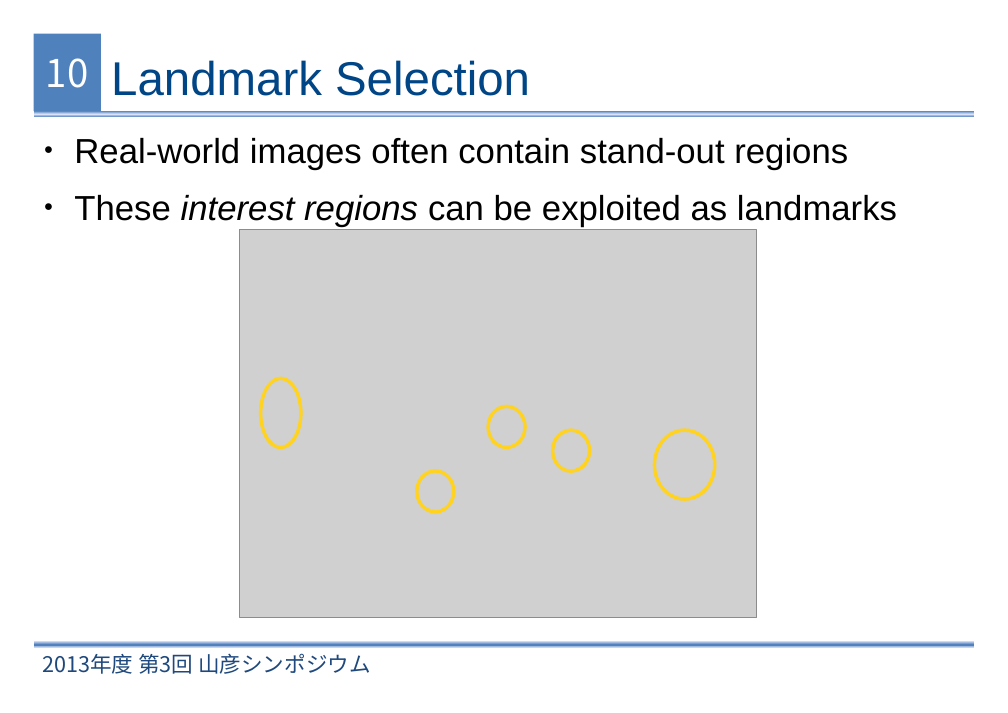
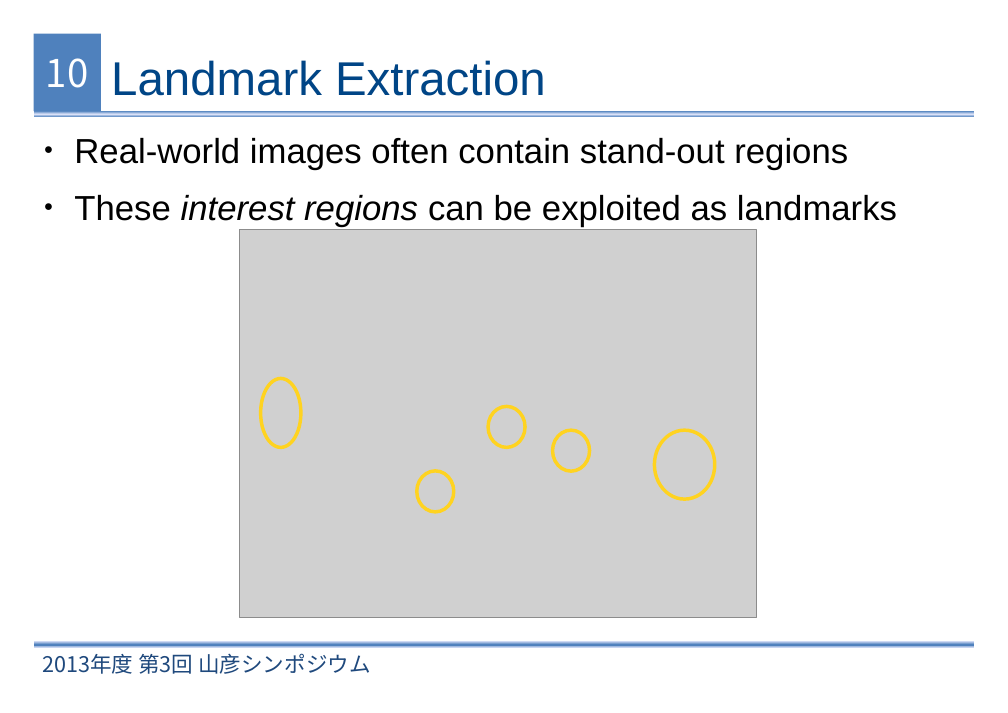
Before and after one commit to xperroni/Yamabiko, a slide deck: slide 10 of 2013-3/Presentation/Monocular Estimation of Spatial Displacement.odp. Drawn at 1008x713 pixels with LibreOffice and Linux fonts; fonts in the diff are those of the drawing; grey boxes stand for pictures; background and template pictures are left out. Boxes give left, top, right and bottom in pixels: in the first picture for what was removed or moved away, otherwise in the second. Text is boxed around its words. In the diff, an @@ line names an element or a change of style, - is before the commit and + after.

```diff
--- a/2013-3/Presentation/Monocular Estimation of Spatial Displacement.odp
+++ b/2013-3/Presentation/Monocular Estimation of Spatial Displacement.odp
@@ title at bbox=[111, 60, 546, 96]: text changed @@
-Landmark Selection
+Landmark Extraction
```
Also in this commit, not shown: 10 other slides changed.
